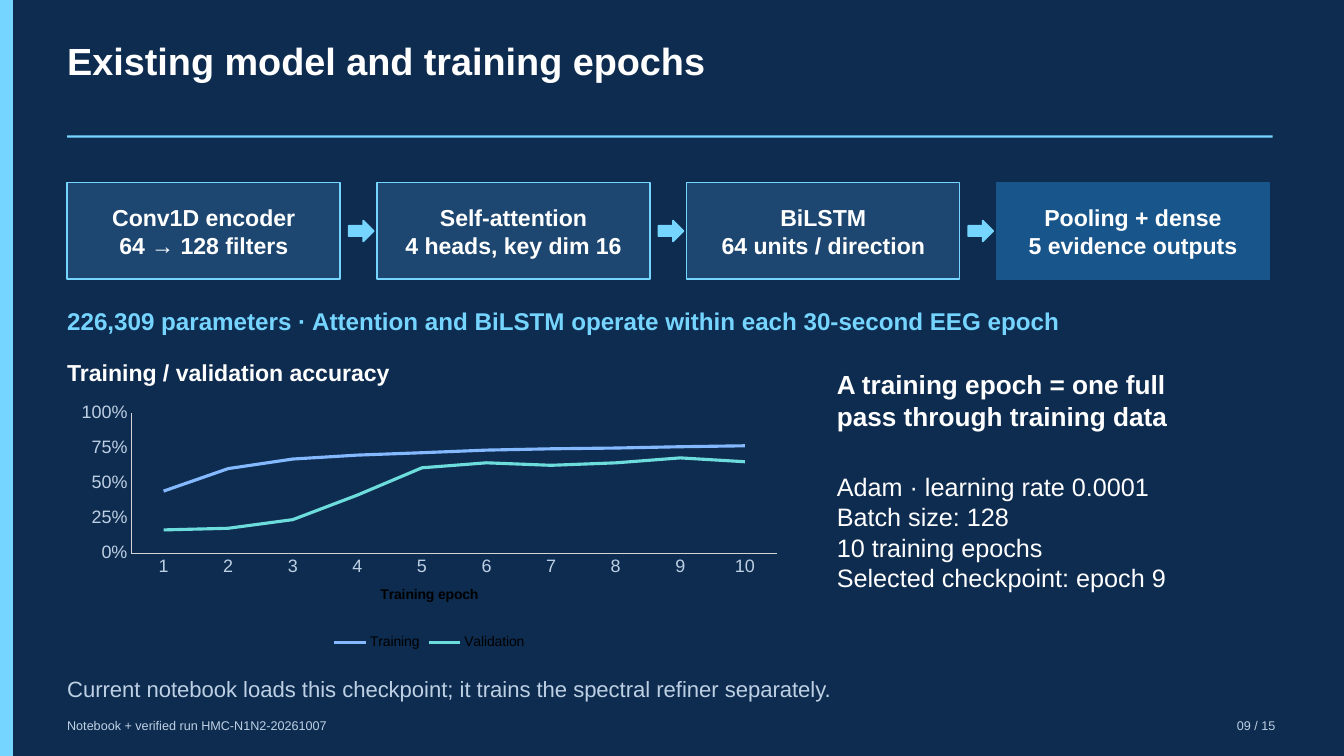
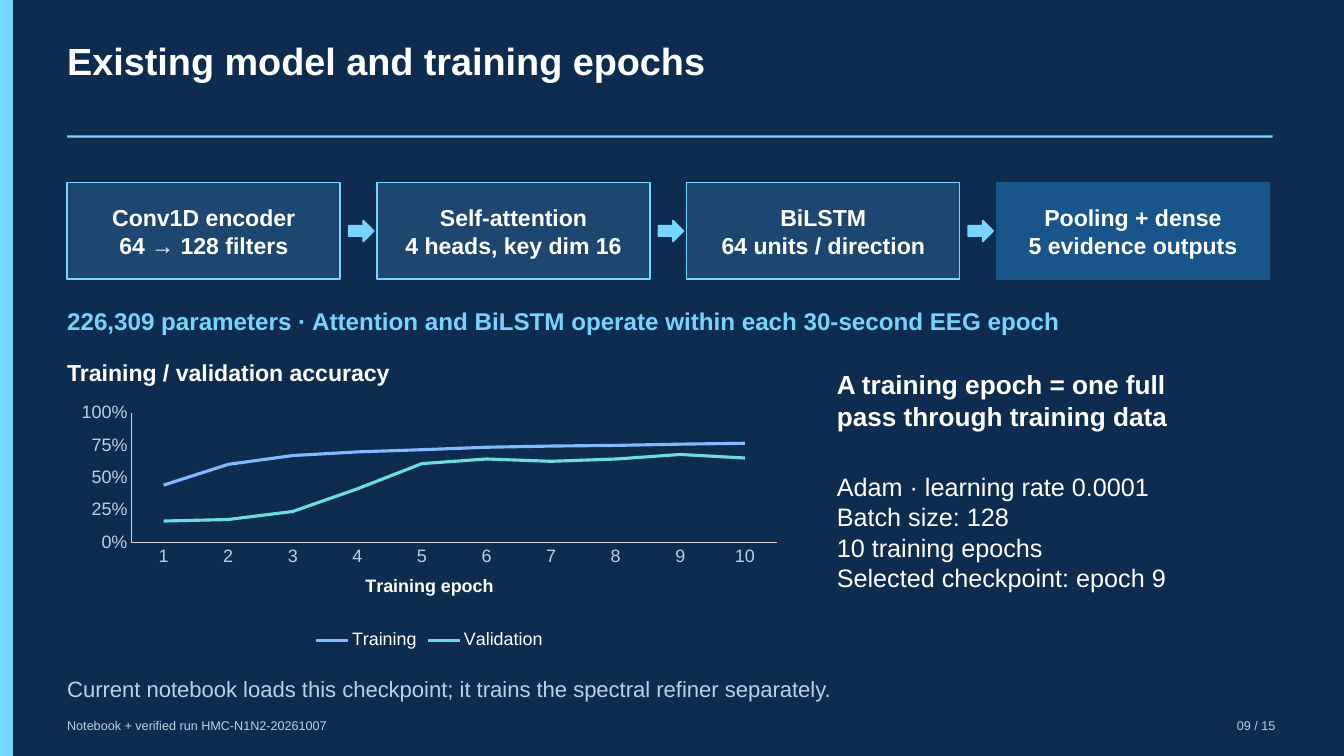
Before and after one commit to RikinParekh15147/EEG-Sleep-Classification, a slide deck: slide 9 of mid_viva_artifacts/output/EEG_Sleep_Mid_Viva_Blue_15_Slides.pptx. Drawn at 1344x756 pixels with LibreOffice and Linux fonts; fonts in the diff are those of the drawing. Boxes give left, top, right and bottom in pixels: in the first picture for what was removed or moved away, otherwise in the second. Text is boxed around its words. In the diff, an @@ line names an element or a change of style, - is before the commit and + after.

```diff
--- a/mid_viva_artifacts/output/EEG_Sleep_Mid_Viva_Blue_15_Slides.pptx
+++ b/mid_viva_artifacts/output/EEG_Sleep_Mid_Viva_Blue_15_Slides.pptx
@@ line chart at (68, 398, 792, 654) @@
@@ legend changed @@
```
Also in this commit, not shown: 2 other slides changed, 7 other files.
